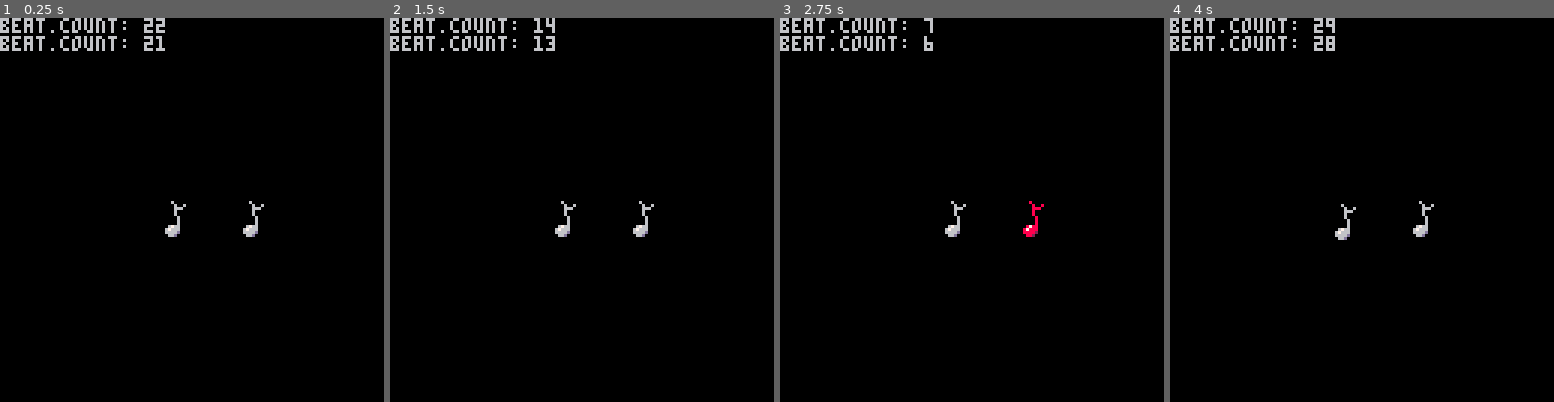
Above: before the commit, frames 1-4 (left to right).
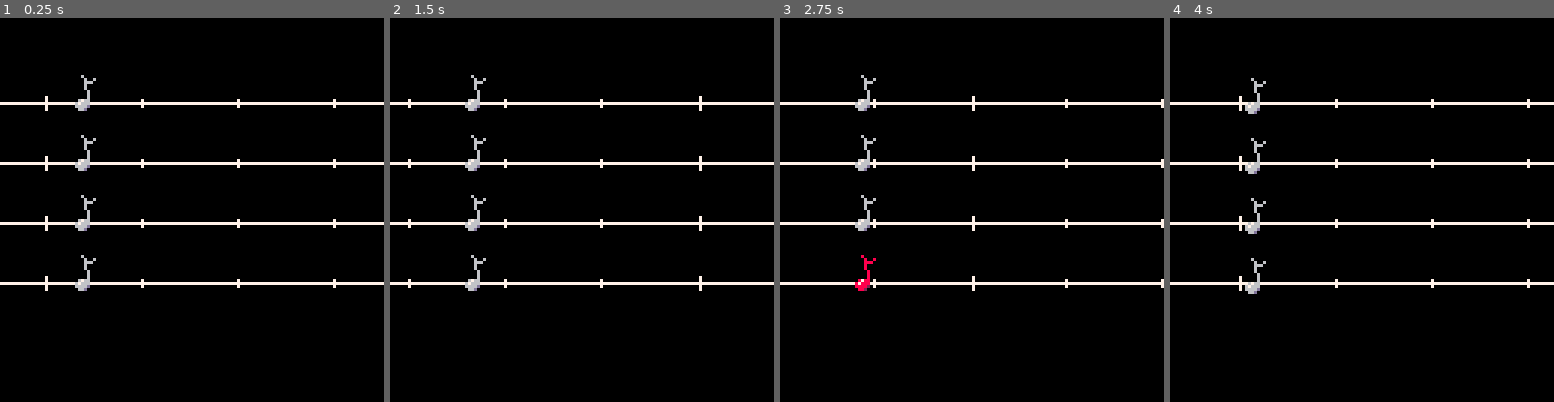
Above: after the commit, the same moments.

Repository: HoneycombMegaphone/pico-music-game
Game: PICO-8 cartridge metronome.p8
The game is run twice, just before and just after one commit, with the same random seed, the same clock (stepped at 60 frames per second) and the same inputs.
Inputs:
- Up to frame 1 (0.25 s): no input
- Up to frame 2 (1.5 s): tap X (X key) at 0.33, 1.07 s; tap O (Z key) at 0.7 s
- Up to frame 3 (2.75 s): hold Right 1.6-2.1 s; tap O (Z key) at 1.7, 2.1, 2.5 s; tap X (X key) at 1.85 s; hold Up 2.15-2.42 s; hold Right from 2.47 s (still down)
- Up to frame 4 (4 s): tap O (Z key) at 2.9, 3.3, 3.7 s; tap X (X key) at 2.97 s; release Right at 3.03 s; hold Left 3.08-3.58 s; hold Down 3.63-3.97 s

The runs differ from the first frame. In frame 1, 5.6% of the frame differs, in the area x 0-100%, y 0-72%; in frame 2, 5.5%; in frame 3, 5.4%; in frame 4, 5.6%.

Commit message:
added staff, sample beat, and moved notes to side

Diff:
--- a/beat.lua
+++ b/beat.lua
@@ -6,7 +6,7 @@
 	sprite = 0,
 	count = 30,
 	reverb = 2,
-	x = 50,
+	x = 62,
 	y = 62,
 	cooldown = 0,
 	button = 5,
@@ -47,7 +47,7 @@
 		elseif self.count == 0 then
 			self.x = self.x - 1
 			self.y = self.y + 3
-			sfx(beat.sound)
+			--sfx(beat.sound)
 		elseif self.count < 0 then
 			self.x = self.x + 1
 			self.reverb = 1
@@ -60,4 +60,7 @@
 	end
 }
 
-beat2 = beat:new({count = 29, x = 76, button = 4})
+beat1 = beat:new({x = 20, y = 20, button = 0})
+beat2 = beat:new({x = 20, y = 40, button = 2})
+beat3 = beat:new({x = 20, y = 60, button = 3})
+beat4 = beat:new({x = 20, y = 80, button = 1})
--- a/main.lua
+++ b/main.lua
@@ -1,30 +1,62 @@
 --main
 
-beat1 = {}
-beat1.power = true
-beat1.tempo = 30
-beat1.sprite = 0
-beat1.count = beat1.tempo
-beat1.echo = 2
-beat1.x = 73
-beat1.y = 62
+staff = {
+	sprite = 6,
+	x = 128,
+	new = function(self, table)
+		table = table or {}
+		setmetatable(table, {
+			__index = self
+		})
+		return table
+	end,
+	update = function(self)
+		self.x = self.x - 32/30
+		if (self.x <= 0) then
+			self.x = 128 - self.x
+		end
+	end,
+	draw = function(self)
+		for y = 20 + noteDist, 80 + noteDist, 20 do
+			spr(self.sprite, self.x, y)
+		end
+	end
+}
 
-measure = {}
-measure.count = 1
-measure.size = 4
-
-cooldown = 0
+noteDist = 4
 
 function _init()
 	cls()
-	beats={beat, beat2}
+	beats = {beat1, beat2, beat3, beat4}
+	--sheet = {measure, staff2, staff3, staff4}
+	sheet = {}
+	for i = 0, 15 do
+		if (i / 4 < 1) then
+			add(sheet, staff:new({x = 116, sprite = 7}))
+		elseif (i / 4 < 2) then
+			add(sheet, staff:new({x = 84, sprite = 7}))
+		elseif (i / 4 < 3) then
+			add(sheet, staff:new({x = 52, sprite = 7}))
+		else
+			add(sheet, staff:new({x = 20, sprite = 8}))
+		end
+	end
+	music(0)
 end
 
 function _draw()
 	cls()
+	for x = 0, 120, 8 do
+		for y = 20 + noteDist, 80 + noteDist, 20 do
+			spr(6, x, y)
+		end
+	end
+	for staff in all(sheet) do
+		staff:draw()
+	end
 	for beat in all(beats) do
 		beat:draw()
-		print('beat.count: ' ..beat.count)
+		--print('beat.count: ' ..beat.count)
 	end
 end
 
@@ -32,4 +64,7 @@
 	for beat in all(beats) do
 		beat:update()
 	end
+	for staff in all(sheet) do
+		staff:update()
+	end
 end
--- a/metronome.p8
+++ b/metronome.p8
@@ -6,11 +6,11 @@
 __gfx__
 00000000000000000000000000000000000000000000000000000000000000000000000000000000000000000000000000000000000000000000000000000000
 00000000000000000000000000000000000000000000000000000000000000000000000000000000000000000000000000000000000000000000000000000000
-00000006000000000000000b00000000000000080000000000000000000000000000000000000000000000000000000000000000000000000000000000000000
-000000006006000000000000b00b0000000000008008000000000000000000000000000000000000000000000000000000000000000000000000000000000000
-000000006660000000000000bbb00000000000008880000000000000000000000000000000000000000000000000000000000000000000000000000000000000
-000000006000000000000000b0000000000000008000000000000000000000000000000000000000000000000000000000000000000000000000000000000000
-000000006000000000000000b0000000000000008000000000000000000000000000000000000000000000000000000000000000000000000000000000000000
+00000006000000000000000b00000000000000080000000000000000000000000000700000000000000000000000000000000000000000000000000000000000
+000000006006000000000000b00b0000000000008008000000000000000070000000700000000000000000000000000000000000000000000000000000000000
+000000006660000000000000bbb00000000000008880000077777777777777777777777700000000000000000000000000000000000000000000000000000000
+000000006000000000000000b0000000000000008000000000000000000070000000700000000000000000000000000000000000000000000000000000000000
+000000006000000000000000b0000000000000008000000000000000000000000000700000000000000000000000000000000000000000000000000000000000
 0000000006000000000000000b000000000000000800000000000000000000000000000000000000000000000000000000000000000000000000000000000000
 0000000006000000000000000b000000000000000800000000000000000000000000000000000000000000000000000000000000000000000000000000000000
 0000000006000000000000000b000000000000000800000000000000000000000000000000000000000000000000000000000000000000000000000000000000
Not shown, changed: the music (__music__) section of metronome.p8
Not shown, changed: the sound effects (__sfx__) section of metronome.p8
